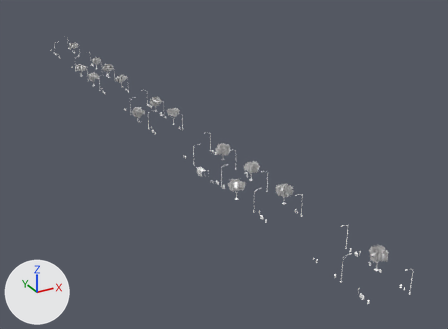
Two versions of the glTF model art/models/StreetEastStreet/StreetEastStreet.glb, one commit apart.
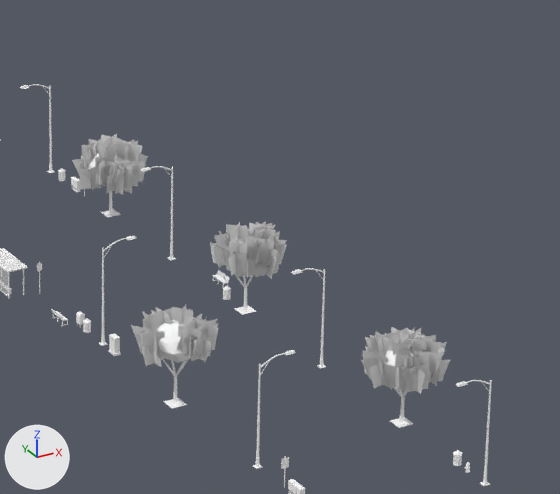
The first picture shows the older version from a 50 mm lens placed at (-523.0, -1005.0, 382.0), pointed at (-23.0, -97.0, -72.0). The close-ups show the older and then the newer version on the part from 45% to 71% of the width and 35% to 66% of the height of that picture. Only the edits that show in the close-ups are written down. Lighting does not change. The marker at lower left points along +X, +Y and +Z. Vertices at exactly the same position are counted once.

Objects in the first close-up: 'Leaf', 'LeafB', 'LeafCard', 'LeafCardB', 'Pole' and 14 more.
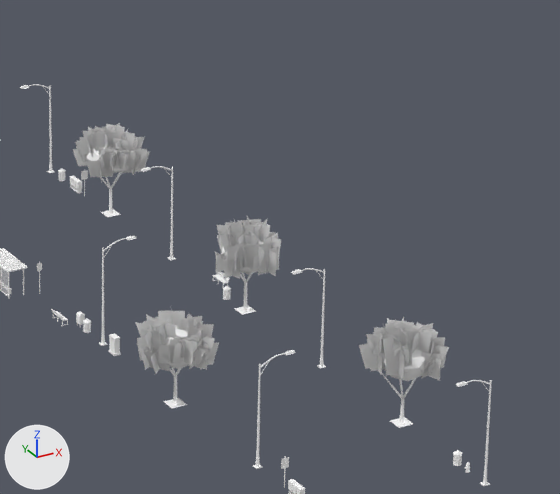
Location of each change, (x1, y1, x2, y2) in pixels of the close-ups (560 x 494 px; the box of a moved part takes in the faces that stretch with it):
'LeafCard', reshaped: before (72, 134, 451, 394); after (73, 123, 449, 381)
'LeafCardB', reshaped: before (131, 305, 219, 367); after (135, 311, 219, 374)
'Leaf', reshaped (mostly hidden): before (87, 153, 432, 385); after (87, 147, 425, 381)
'LeafB', reshaped (mostly hidden afterwards): before (157, 320, 190, 363); after (157, 324, 190, 369)
part 3 of me_leafcard, moved or reshaped: before (417, 367, 425, 394); after (397, 348, 404, 379)
part 4 of me_leafcard, moved or reshaped: before (404, 364, 430, 393); after (386, 349, 412, 375)
part 5 of me_leafcard, moved or reshaped: before (121, 143, 142, 161); after (115, 131, 135, 148)
part 6 of me_leafcard, moved or reshaped: before (124, 140, 133, 161); after (121, 129, 128, 139)
part 7 of me_leafcard, moved or reshaped: before (143, 163, 146, 179); after (126, 151, 136, 167)
part 8 of me_leafcard, moved or reshaped: before (72, 134, 451, 392); after (73, 123, 449, 381)
part 9 of me_leafcardb, moved or reshaped: before (140, 329, 159, 347); after (140, 323, 155, 331)
part 10 of me_leafcardb, moved or reshaped: before (141, 331, 165, 353); after (137, 337, 164, 360)
part 11 of me_leafcardb, moved or reshaped: before (131, 305, 219, 367); after (135, 311, 219, 374)

Patch to the scene script:
```diff
--- a/art/models/StreetEastStreet/StreetEastStreet.glb.py
+++ b/art/models/StreetEastStreet/StreetEastStreet.glb.py
@@ me_leaf @@
-me_leaf.from_pydata(...)  # 336 vertices, 640 faces; spans x -103.0..-87.0, y -583.0..316.0, z 11.0..27.0
+me_leaf.from_pydata(...)  # 336 vertices, 640 faces; spans x -103.0..-87.0, y -584.0..317.0, z 11.0..26.0
+# me_leaf part 1: 95 of 336 vertices moved; they spanned x -103.0..-87.0, y -402.0..-217.0, z 11.0..24.0 and now span x -103.0..-88.0, y -401.0..-218.0, z 14.0..26.0; mean shift (0.0, 0.0, 3.0); largest move (-93.0, -219.0, 19.0) -> (-93.0, -218.0, 23.0)
+# other edits to the shape of me_leaf do not show in these pictures
 me_leaf.materials.append(mat_leaves)
@@ me_leafb @@
-me_leafb.from_pydata(...)  # 252 vertices, 480 faces; spans x -153.0..-88.0, y -361.0..584.0, z 12.0..26.0
+me_leafb.from_pydata(...)  # 252 vertices, 480 faces; spans x -153.0..-88.0, y -362.0..583.0, z 10.0..27.0
+# me_leafb part 2: 42 of 252 vertices moved; they spanned x -152.0..-137.0, y -361.0..-346.0, z 15.0..26.0 and now span x -152.0..-137.0, y -362.0..-346.0, z 12.0..24.0; mean shift (0.0, 0.0, -2.0); largest move (-148.0, -351.0, 25.0) -> (-148.0, -351.0, 22.0)
+# other edits to the shape of me_leafb do not show in these pictures
 me_leafb.materials.append(mat_leaves)
@@ me_leafcard @@
-me_leafcard.from_pydata(...)  # 1920 vertices, 1920 faces; spans x -109.0..-82.0, y -589.0..322.0, z 11.0..31.0
+me_leafcard.from_pydata(...)  # 1920 vertices, 1920 faces; spans x -109.0..-83.0, y -587.0..321.0, z 12.0..30.0
+# me_leafcard part 3: the loose piece of 4 vertices spanning x -98.0..-96.0, y -408.0..-398.0, z 15.0..22.0 is moved by (-4.0, 3.0, 5.0)
+# me_leafcard part 4: the loose piece of 4 vertices spanning x -101.0..-93.0, y -403.0..-402.0, z 15.0..22.0 is moved by (-4.0, 3.0, 5.0)
+# me_leafcard part 5: the loose piece of 4 vertices spanning x -94.0..-87.0, y -231.0..-224.0, z 18.0..25.0 is moved by (-2.0, 0.0, 5.0)
+# me_leafcard part 6: the loose piece of 4 vertices spanning x -93.0..-87.0, y -230.0..-225.0, z 18.0..25.0 is moved by (-2.0, 0.0, 5.0)
+# me_leafcard part 7: the loose piece of 4 vertices spanning x -90.0..-85.0, y -230.0..-226.0, z 12.0..18.0 is moved by (-6.0, -5.0, 8.0)
+# me_leafcard part 8: 695 of 1920 vertices moved; they spanned x -109.0..-83.0, y -405.0..-214.0, z 11.0..28.0 and now span x -108.0..-83.0, y -405.0..-213.0, z 15.0..30.0; mean shift (-1.0, 1.0, 3.0); largest move (-87.0, -216.0, 21.0) -> (-104.0, -234.0, 23.0)
+# other edits to the shape of me_leafcard do not show in these pictures
 me_leafcard.materials.append(mat_leafcard)
@@ me_leafcardb @@
-me_leafcardb.from_pydata(...)  # 1440 vertices, 1440 faces; spans x -157.0..-83.0, y -366.0..588.0, z 13.0..29.0
+me_leafcardb.from_pydata(...)  # 1440 vertices, 1440 faces; spans x -157.0..-83.0, y -365.0..589.0, z 11.0..31.0
+# me_leafcardb part 9: the loose piece of 4 vertices spanning x -155.0..-150.0, y -353.0..-350.0, z 19.0..25.0 is moved by (3.0, 4.0, 0.0)
+# me_leafcardb part 10: the loose piece of 4 vertices spanning x -156.0..-149.0, y -355.0..-353.0, z 19.0..25.0 is moved by (0.0, 1.0, -2.0)
+# me_leafcardb part 11: 224 of 1440 vertices moved; they spanned x -157.0..-133.0, y -366.0..-340.0, z 14.0..29.0 and now span x -157.0..-133.0, y -365.0..-342.0, z 13.0..27.0; mean shift (-1.0, -2.0, -1.0); largest move (-149.0, -341.0, 25.0) -> (-138.0, -364.0, 24.0)
+# other edits to the shape of me_leafcardb do not show in these pictures
 me_leafcardb.materials.append(mat_leafcard)
```
